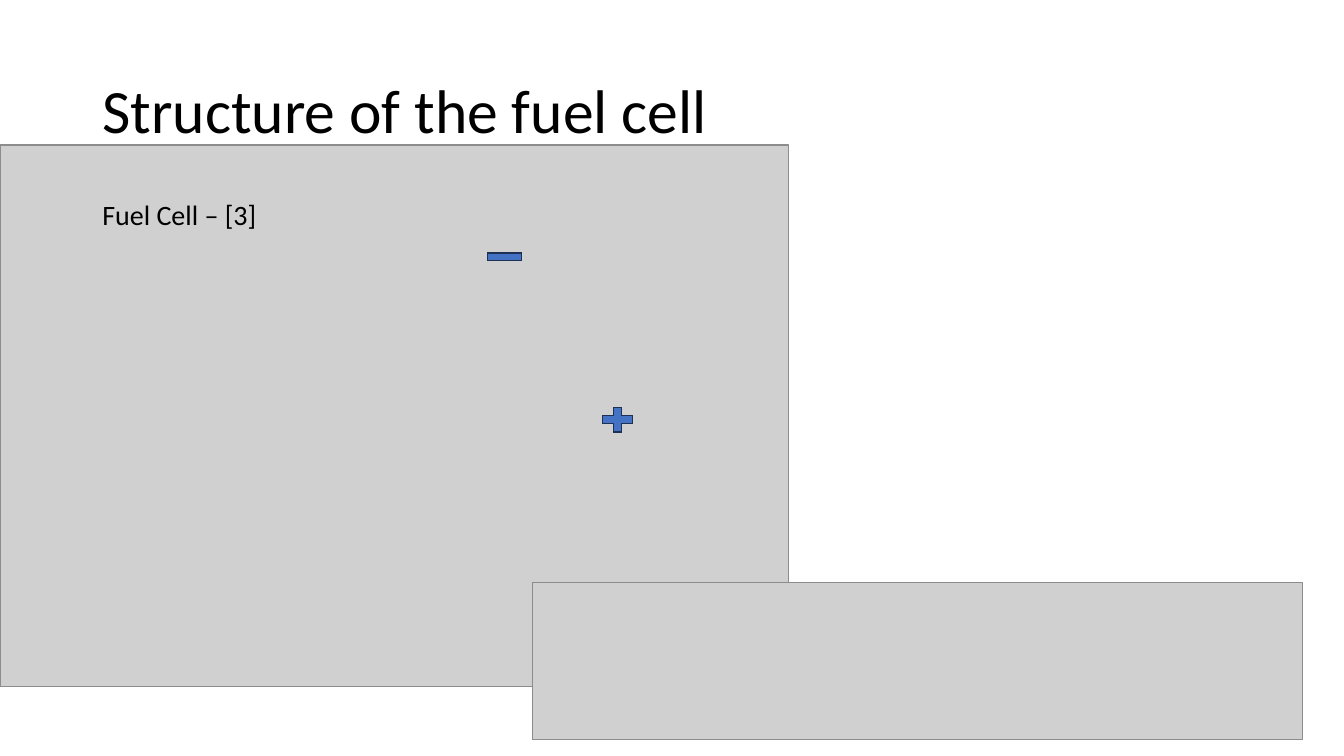
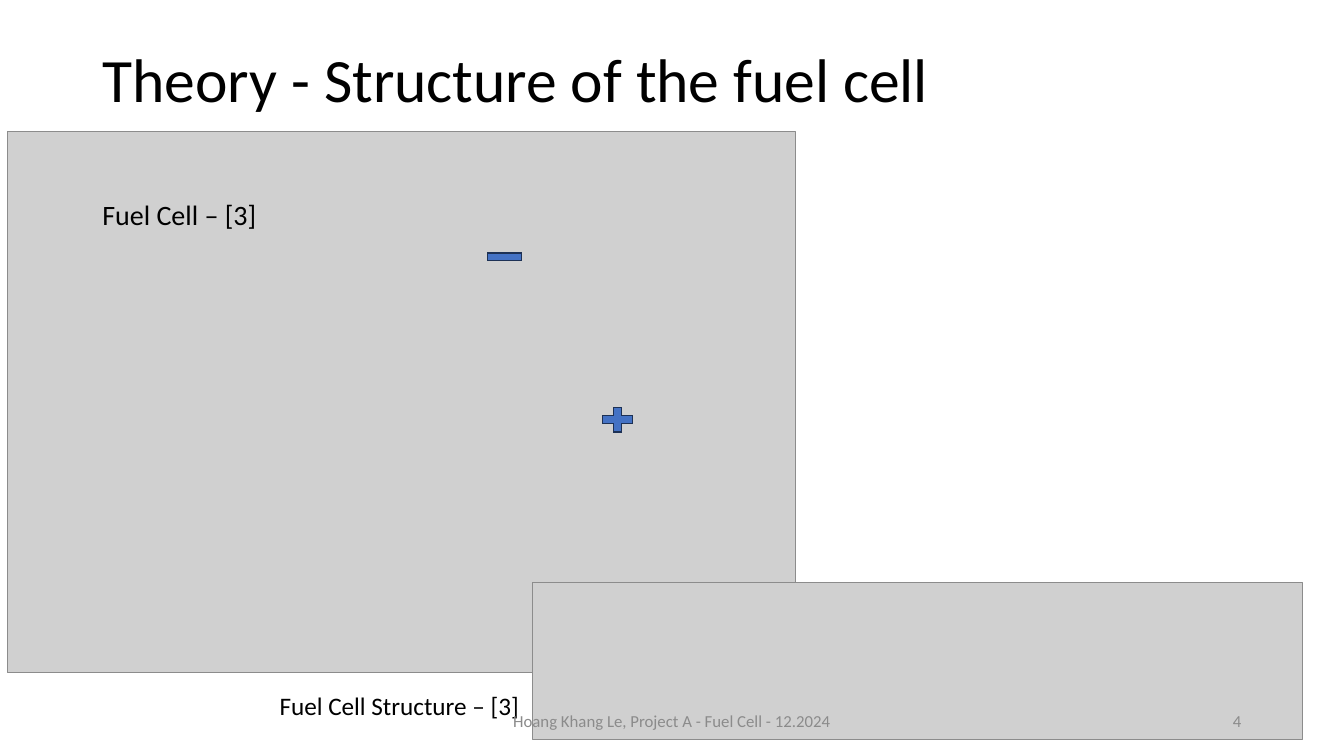
Before and after one commit to alpha7894550/ProjectA_fuelCell, a slide deck: slide 4 of Presentation_fuel_cell_project_khang.pptx (slide 5 before the commit). Drawn at 1344x756 pixels with LibreOffice and Linux fonts; fonts in the diff are those of the drawing; grey boxes stand for pictures. Boxes give left, top, right and bottom in pixels: in the first picture for what was removed or moved away, otherwise in the second. Text is boxed around its words. In the diff, an @@ line names an element or a change of style, - is before the commit and + after.

```diff
--- a/Presentation_fuel_cell_project_khang.pptx
+++ b/Presentation_fuel_cell_project_khang.pptx
@@ title at box(102, 59, 928, 112): text changed @@
-Structure of the fuel cell
+Theory - Structure of the fuel cell
@@ picture: place and size @@
-picture at box(0, 145, 788, 687)
+picture at box(7, 132, 796, 674)
@@ text added at box(280, 696, 519, 722), 18 pt, text #000000 @@
+Fuel Cell Structure – [3]
@@ text added at box(513, 714, 830, 732), 12 pt, text #8C8C8C @@
+Hoang Khang Le, Project A - Fuel Cell - 12.2024
@@ page number added at box(1233, 716, 1241, 727), 12 pt, text #8C8C8C @@
+4
```
Also in this commit, not shown: 5 other slides changed, 13 slides added, 2 slides removed, 4 other files.
